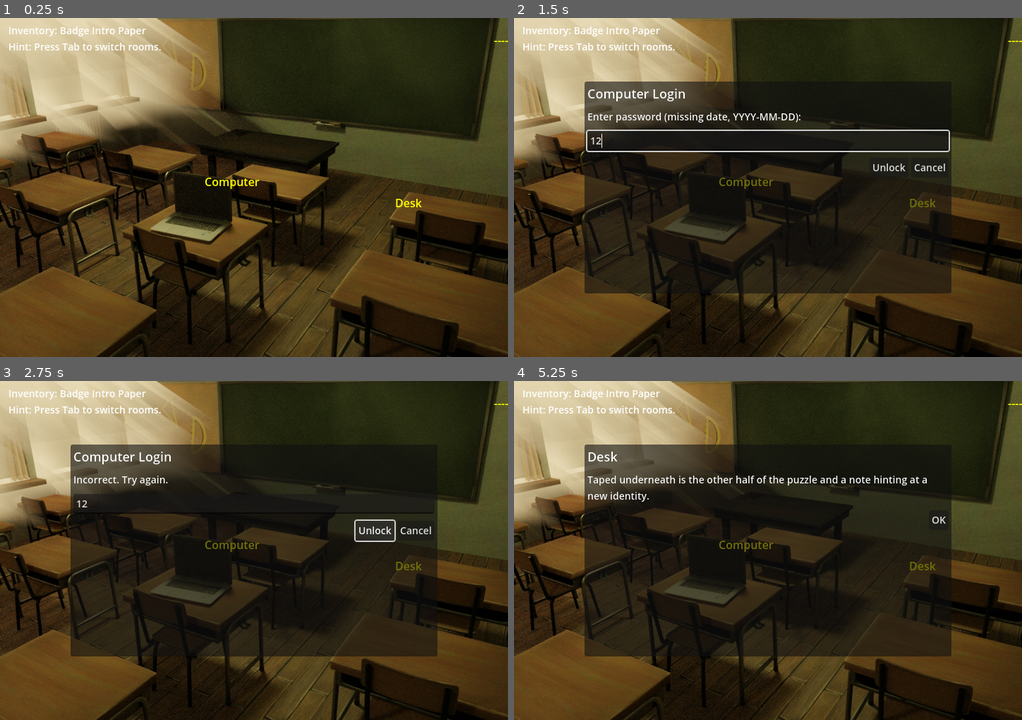
Above: before the commit, frames 1-4 (two rows, left to right).
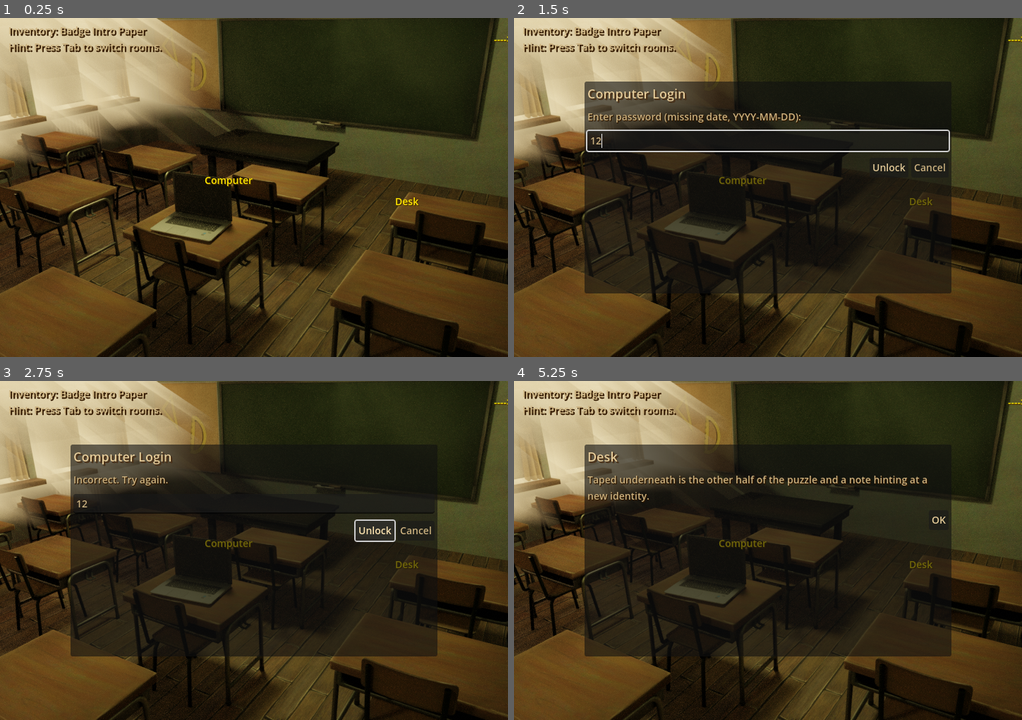
Above: after the commit, the same moments.

Repository: Harsh-Aaryan/game-jam
Game: Godot game, scene res://Main.tscn
The game is run twice, just before and just after one commit, with the same random seed, the same clock (stepped at 60 frames per second) and the same inputs.
Inputs (mouse positions are in pixels of both pictures, inside the frame that each line leads up to):
- Up to frame 1 (0.25 s): no input
- Up to frame 2 (1.5 s): tap Enter at 0.5 s; move the mouse to (773, 204) at 0.52 s; click (773, 204) at 0.67 s; click (768, 140) at 1.27 s; type "12" at 1.35 s
- Up to frame 3 (2.75 s): click "Unlock" at 2 s
- Up to frame 4 (5.25 s): click "Unlock" at 2.75 s; click "Unlock" at 3.5 s; click "Cancel" at 4.25 s; tap Space at 5 s; move the mouse to (955, 591) at 5.02 s; click (955, 591) at 5.17 s

The runs differ from the first frame. In frame 1, 1.3% of the frame differs, in the area x 1-100%, y 2-56%; in frame 2, 2.3%; in frame 3, 2.0%; in frame 4, 2.3%.

Commit message:
text update

Diff:
--- a/new-game-project/Main.gd
+++ b/new-game-project/Main.gd
@@ -26,11 +26,80 @@
 var empty_slot: Vector2 = Vector2(2,2)
 var piece_size: Vector2 = Vector2(100, 100) # adjust to your puzzle piece size
 
+# Old-timey font styling
+var old_timey_font: Font
+var old_timey_font_large: Font
+
 func _ready():
+	_setup_old_timey_fonts()
 	_set_location(GameState.current_location)
 	var cursor = load("res://assets/cursor.png")
 	Input.set_custom_mouse_cursor(cursor, Input.CURSOR_ARROW, Vector2(0,16))
 	add_child(puzzle_layer)
+
+func _setup_old_timey_fonts():
+	# Create old-timey fonts using Godot's built-in font system
+	var custom_font_data = null
+	if ResourceLoader.exists("res://assets/old_timey_font.ttf"):
+		custom_font_data = load("res://assets/old_timey_font.ttf")
+
+	if custom_font_data != null:
+		# Use custom font if available
+		old_timey_font = FontFile.new()
+		old_timey_font.font_data = custom_font_data
+	else:
+		# Use Godot's fallback font with old-timey styling
+		old_timey_font = ThemeDB.fallback_font.duplicate()
+
+	# Create large font variant
+	old_timey_font_large = old_timey_font.duplicate()
+
+	# Apply old-timey styling to existing UI elements
+	_apply_old_timey_styling()
+
+func _apply_old_timey_styling():
+	# Style the info label
+	if info_label:
+		info_label.add_theme_font_override("font", old_timey_font)
+		info_label.add_theme_font_size_override("font_size", 14)
+		info_label.add_theme_color_override("font_color", Color(0.8, 0.7, 0.5)) # Sepia tone
+		info_label.add_theme_color_override("font_shadow_color", Color(0.2, 0.1, 0.0)) # Dark shadow
+		info_label.add_theme_constant_override("shadow_offset_x", 2)
+		info_label.add_theme_constant_override("shadow_offset_y", 2)
+
+	# Style popup elements
+	if popup_title:
+		popup_title.add_theme_font_override("font", old_timey_font_large)
+		popup_title.add_theme_font_size_override("font_size", 18)
+		popup_title.add_theme_color_override("font_color", Color(0.9, 0.8, 0.6))
+		popup_title.add_theme_color_override("font_shadow_color", Color(0.3, 0.2, 0.1))
+		popup_title.add_theme_constant_override("shadow_offset_x", 2)
+		popup_title.add_theme_constant_override("shadow_offset_y", 2)
+
+	if popup_body:
+		popup_body.add_theme_font_override("font", old_timey_font)
+		popup_body.add_theme_font_size_override("font_size", 14)
+		popup_body.add_theme_color_override("font_color", Color(0.8, 0.7, 0.5))
+		popup_body.add_theme_color_override("font_shadow_color", Color(0.2, 0.1, 0.0))
+		popup_body.add_theme_constant_override("shadow_offset_x", 1)
+		popup_body.add_theme_constant_override("shadow_offset_y", 1)
+
+	if popup_line:
+		popup_line.add_theme_font_override("font", old_timey_font)
+		popup_line.add_theme_font_size_override("font_size", 14)
+		popup_line.add_theme_color_override("font_color", Color(0.8, 0.7, 0.5))
+
+	if popup_button_primary:
+		popup_button_primary.add_theme_font_override("font", old_timey_font)
+		popup_button_primary.add_theme_font_size_override("font_size", 14)
+		popup_button_primary.add_theme_color_override("font_color", Color(0.9, 0.8, 0.6))
+		popup_button_primary.add_theme_color_override("font_hover_color", Color(1.0, 0.9, 0.7))
+
+	if popup_button_secondary:
+		popup_button_secondary.add_theme_font_override("font", old_timey_font)
+		popup_button_secondary.add_theme_font_size_override("font_size", 14)
+		popup_button_secondary.add_theme_color_override("font_color", Color(0.8, 0.7, 0.5))
+		popup_button_secondary.add_theme_color_override("font_hover_color", Color(0.9, 0.8, 0.6))
 
 # --- Hotspot & Room Handling ---
 func _clear_hotspots():
@@ -103,6 +172,13 @@
 	l.text = label
 	l.position = rect.position
 	l.modulate = Color(1,1,0)
+	# Apply old-timey styling to hotspot labels
+	l.add_theme_font_override("font", old_timey_font)
+	l.add_theme_font_size_override("font_size", 14)
+	l.add_theme_color_override("font_color", Color(1.0, 0.9, 0.6)) # Golden yellow
+	l.add_theme_color_override("font_shadow_color", Color(0.3, 0.2, 0.0)) # Dark shadow
+	l.add_theme_constant_override("shadow_offset_x", 1)
+	l.add_theme_constant_override("shadow_offset_y", 1)
 	add_child(l)
 
 	var finger_cursor = preload("res://assets/cursor.png")
--- a/new-game-project/project.godot
+++ b/new-game-project/project.godot
@@ -15,12 +15,12 @@
 config/features=PackedStringArray("4.5", "Forward Plus")
 config/icon="res://icon.svg"
 
+[autoload]
+
+GameState="*res://GameState.gd"
+
 [display]
 
 window/size/viewport_width=720
 window/size/viewport_height=480
 window/size/resizable=false
-
-[autoload]
-
-GameState="*res://GameState.gd"
